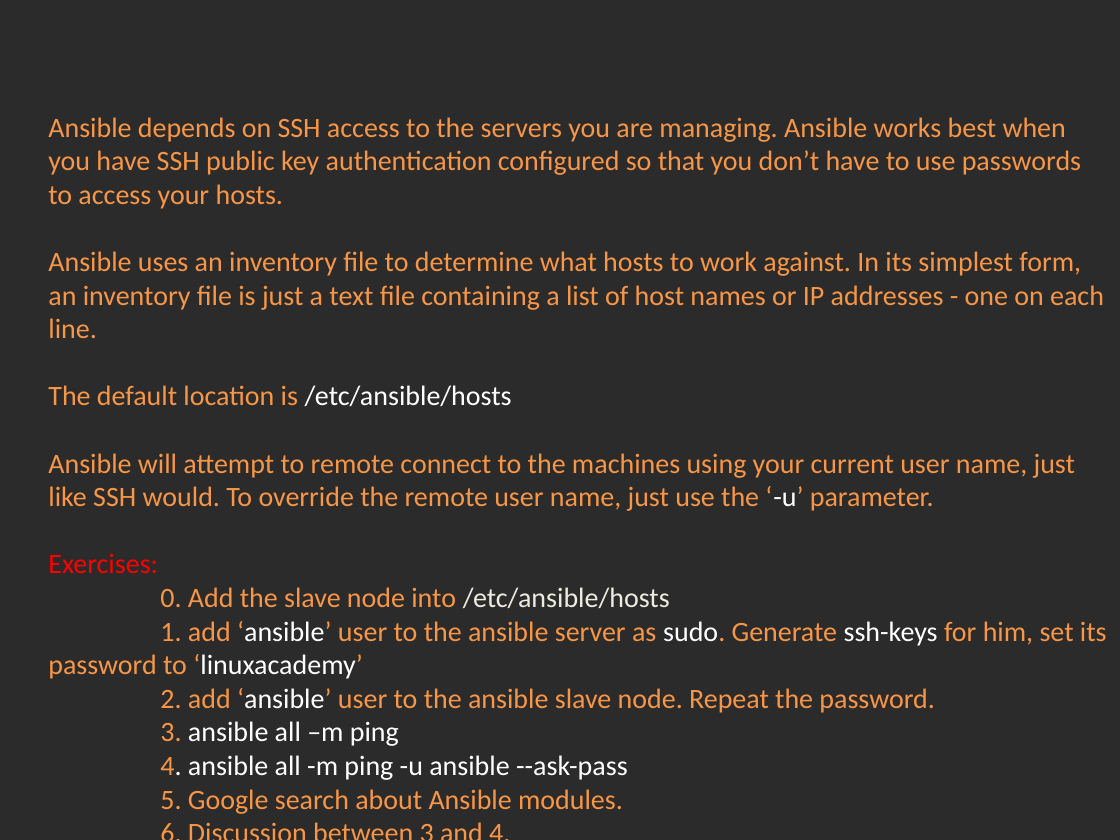
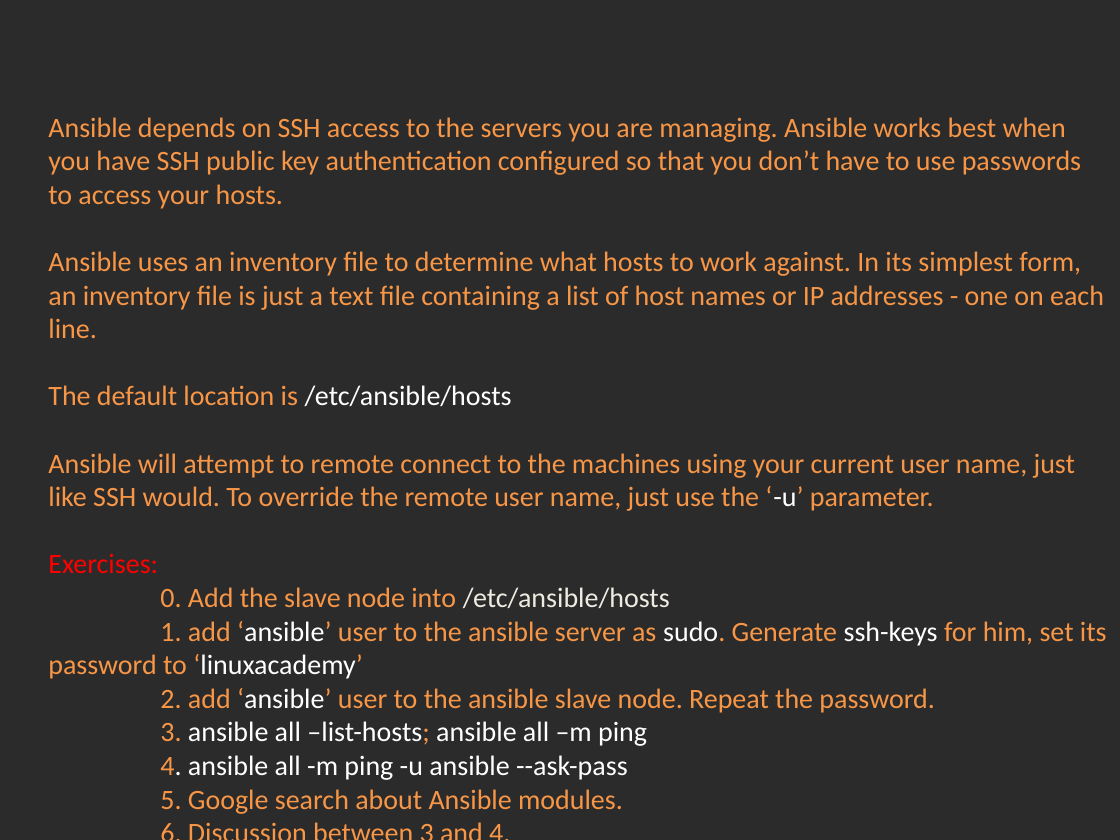
Before and after one commit to Academy-Soft-Intellect/Linux-Course, a slide deck: slide 2 of 16.ConfigurationManagement_With_Ansible/16-Conf_Man_Ansible.pptx. Drawn at 1120x840 pixels with LibreOffice and Linux fonts; fonts in the diff are those of the drawing; background and template pictures are left out; a plain dark background stands for a picture behind light text. Boxes give left, top, right and bottom in pixels: in the first picture for what was removed or moved away, otherwise in the second. Text is boxed around its words. In the diff, an @@ line names an element or a change of style, - is before the commit and + after.

Commit message:
ANsible edit.

```diff
--- a/16.ConfigurationManagement_With_Ansible/16-Conf_Man_Ansible.pptx
+++ b/16.ConfigurationManagement_With_Ansible/16-Conf_Man_Ansible.pptx
@@ text at <box>160,721,647,746</box>: text changed @@
-3. ansible all –m ping
+3. ansible all –list-hosts; ansible all –m ping
```
Also in this commit, not shown: 2 other slides changed.
